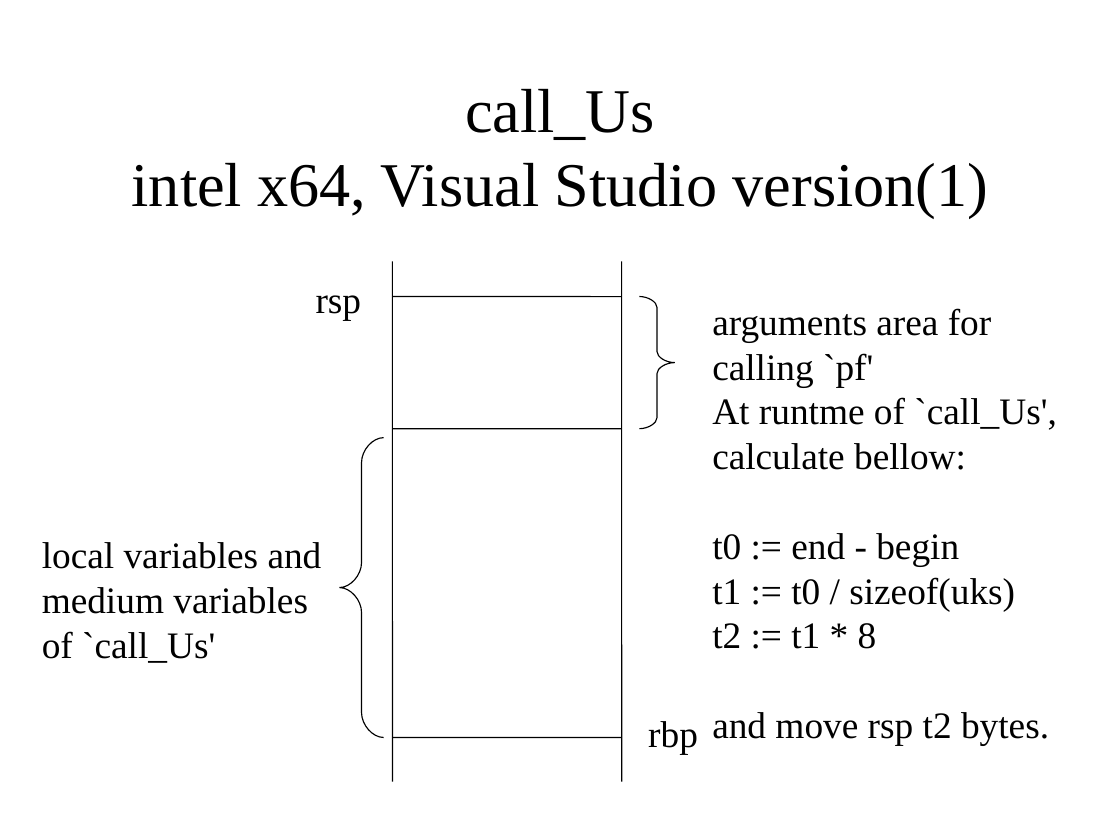
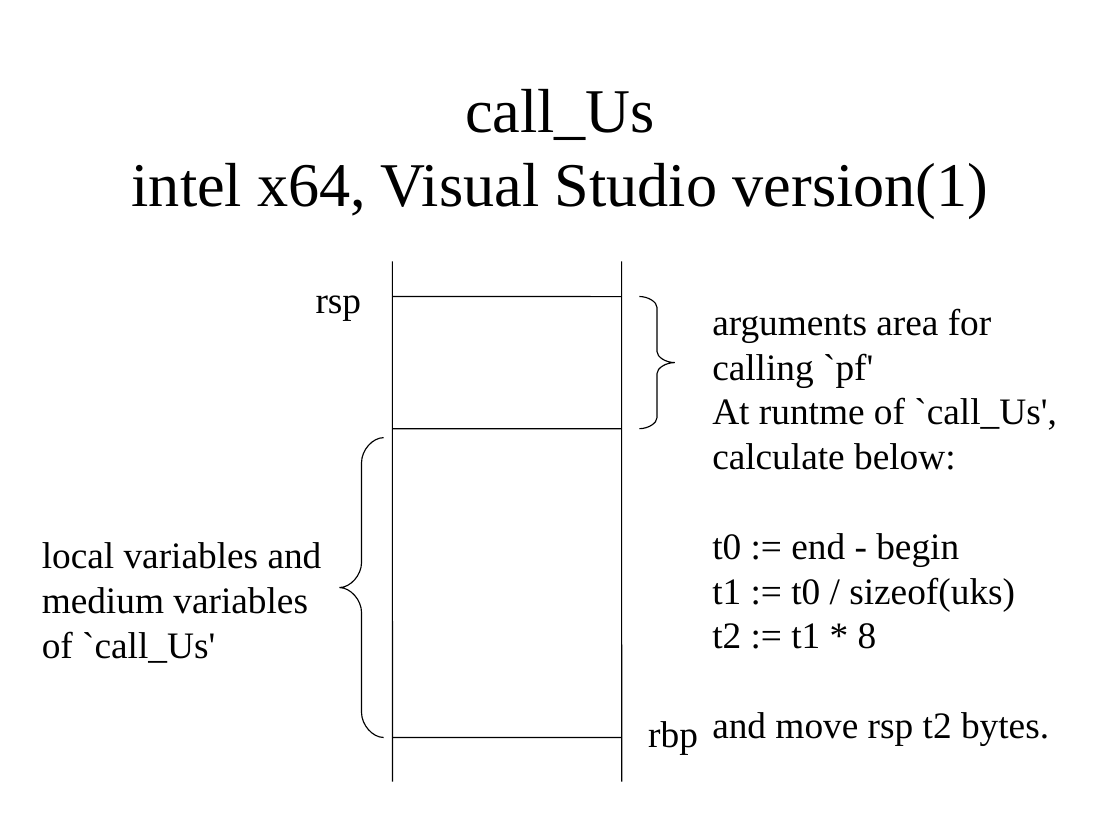
Before and after one commit to KeiHasegawa/tacsim_doc, a slide deck: slide 26 of 02_design_e.ppt. Drawn at 1120x840 pixels with LibreOffice and Linux fonts; fonts in the diff are those of the drawing. Boxes give left, top, right and bottom in pixels: in the first picture for what was removed or moved away, otherwise in the second. Text is boxed around its words. In the diff, an @@ line names an element or a change of style, - is before the commit and + after.

Commit message:
fix typo

```diff
--- a/02_design_e.ppt
+++ b/02_design_e.ppt
@@ text at (712,443,956,470): text changed @@
-calculate bellow:
+calculate below:
```
Also in this commit, not shown: 5 other slides changed.
